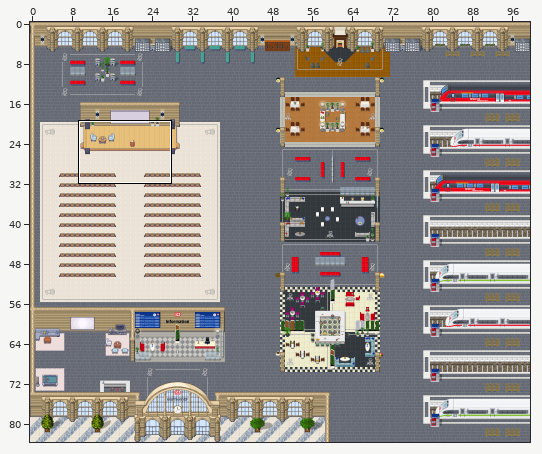
Two versions of a level (Tiled map (JSON), map.tmj). The picture above shows the old version from afar; the outline marks the close-up.
Close-up. Old version:
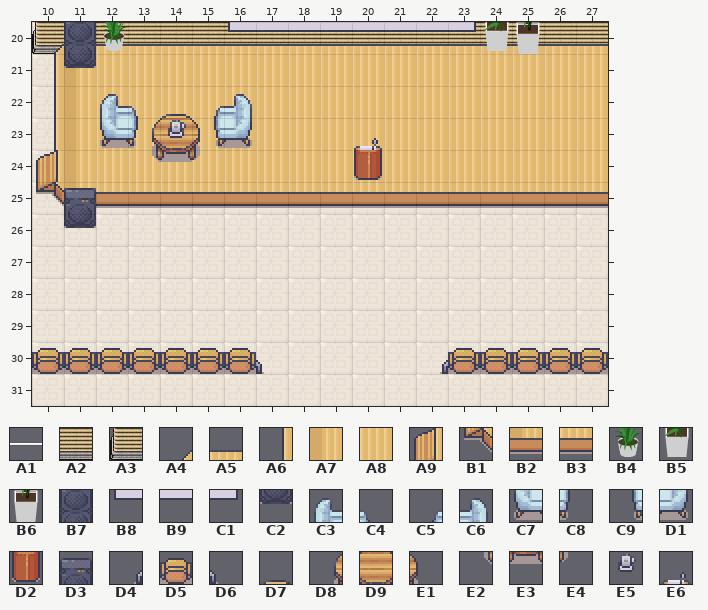
Cells are 32x32 px. Shown: x 10..27, y 20..31. The commit also changed other parts of the map, which this record leaves out.
Key: from "Chunk 1": A1 222; from "Chunk 2": A2 11, A3 19; from "Chunk 3": A4 39, A5 40, A6 42, A7 43, A8 44, A9 48, B1 50, B2 51, B3 52, B4 59, B5 127, B6 133, B7 186, B8 189, B9 190, C1 191, C2 193, C3 198, C4 199, C5 200, C6 201, C7 202, C8 203, C9 204, D1 205, D2 206, D3 207, D4 218, D5 219, D6 220; from "Chunk 4": D7 193, D8 195, D9 196, E1 197, E2 198, E3 199, E4 200; from "Chunk 5": E5 25, E6 183.
__ is an empty cell, ## one hidden under a higher layer.
Layers that did not change in this view are not listed.
Layer "walls" before, first column x 10:
20 A3 ## A2 A2 A2 A2 A2 A2 A2 A2 A2 A2 A2 A2 A2 A2 A2 A2
21 __ __ __ __ __ __ __ __ __ __ __ __ __ __ __ __ __ __
22 __ __ __ __ __ __ __ __ __ __ __ __ __ __ __ __ __ __
23 __ __ __ __ __ __ __ __ __ __ __ __ __ __ __ __ __ __
24 __ __ __ __ __ __ __ __ __ __ __ __ __ __ __ __ __ __
Layer "belowFurniture" before, first column x 10:
20 A4 ## A5 A5 A5 A5 A5 A5 A5 A5 A5 A5 A5 A5 A5 A5 A5 A5
21 A6 A7 A8 A8 A8 A8 A8 A8 A8 A8 A8 A8 A8 A8 A8 A8 A8 A8
22 A6 A7 A8 A8 A8 A8 A8 A8 A8 A8 A8 A8 A8 A8 A8 A8 A8 A8
23 A6 A7 A8 A8 ## A8 A8 A8 A8 A8 A8 A8 A8 A8 A8 A8 A8 A8
24 A9 A7 A8 A8 A8 A8 A8 A8 A8 A8 A8 A8 A8 A8 A8 A8 A8 A8
25 B1 B2 B3 B3 B3 B3 B3 B3 B3 B3 B3 B3 B3 B3 B3 B3 B3 B3
26 __ __ __ __ __ __ __ __ __ __ __ __ __ __ __ __ __ __
27 __ __ __ __ __ __ __ __ __ __ __ __ __ __ __ __ __ __
28 __ __ __ __ __ __ __ __ __ __ __ __ __ __ __ __ __ __
29 __ __ __ __ __ __ __ __ __ __ __ __ __ __ __ __ __ __
Layer "furniture" before, first column x 10:
20 __ B7 B4 __ __ __ B8 B9 B9 B9 B9 B9 B9 C1 B5 B6 __ __
21 __ C2 __ __ __ __ __ __ __ __ __ __ __ __ __ __ __ __
22 __ __ C3 C4 __ C5 C6 __ __ __ __ __ __ __ __ __ __ __
23 __ __ C7 C8 __ C9 D1 __ __ __ __ __ __ __ __ __ __ __
24 __ __ __ __ __ __ __ __ __ __ D2 __ __ __ __ __ __ __
25 __ D3 __ __ __ __ __ __ __ __ __ __ __ __ __ __ __ __
26 __ C2 __ __ __ __ __ __ __ __ __ __ __ __ __ __ __ __
27 __ __ __ __ __ __ __ __ __ __ __ __ __ __ __ __ __ __
28 __ __ __ __ __ __ __ __ __ __ __ __ __ __ __ __ __ __
29 __ __ __ __ __ __ __ __ __ __ __ __ __ __ __ __ __ __
30 D5 D5 D5 D5 D5 D5 D5 D6 __ __ __ __ D4 D5 D5 D5 D5 D5
31 __ __ __ __ __ __ __ __ __ __ __ __ __ __ __ __ __ __
Layer "aboveFurniture" before, first column x 10:
20 __ __ __ __ __ __ __ __
21 __ __ __ __ __ __ __ __
22 __ __ __ __ D7 __ __ __
23 __ __ __ D8 D9 E1 __ __
24 __ __ __ E2 E3 E4 __ __
25 __ __ __ __ __ __ __ __
26 __ __ __ __ __ __ __ __
27 __ __ __ __ __ __ __ __
28 __ __ __ __ __ __ __ __
Now the later version:
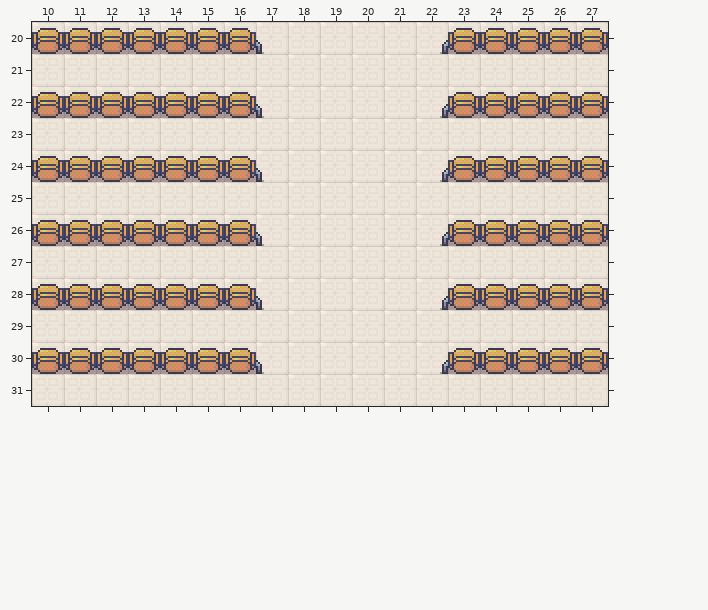
Change:
Changed rows in their new state; .. is an unchanged cell.
Layer "outline":
first column x 10:
20 __ __ __ __ __ __ __ __ __ __ __ __ __ __ __ __ __ __
Layer "walls":
first column x 10:
20 __ __ __ __ __ __ __ __ __ __ __ __ __ __ __ __ __ __
Layer "belowFurniture":
first column x 10:
20 __ __ __ __ __ __ __ __ __ __ __ __ __ __ __ __ __ __
21 __ __ __ __ __ __ __ __ __ __ __ __ __ __ __ __ __ __
22 __ __ __ __ __ __ __ __ __ __ __ __ __ __ __ __ __ __
23 __ __ __ __ __ __ __ __ __ __ __ __ __ __ __ __ __ __
24 __ __ __ __ __ __ __ __ __ __ __ __ __ __ __ __ __ __
25 __ __ __ __ __ __ __ __ __ __ __ __ __ __ __ __ __ __
Layer "furniture":
first column x 10:
20 D5 D5 D5 D5 D5 D5 D5 D6 __ __ __ __ D4 D5 D5 D5 D5 D5
21 .. __ .. .. .. .. .. .. .. .. .. .. .. .. .. .. .. ..
22 D5 D5 D5 D5 D5 D5 D5 D6 .. .. .. .. D4 D5 D5 D5 D5 D5
23 .. .. __ __ .. __ __ .. .. .. .. .. .. .. .. .. .. ..
24 D5 D5 D5 D5 D5 D5 D5 D6 .. .. __ .. D4 D5 D5 D5 D5 D5
25 .. __ .. .. .. .. .. .. .. .. .. .. .. .. .. .. .. ..
26 D5 D5 D5 D5 D5 D5 D5 D6 .. .. .. .. D4 D5 D5 D5 D5 D5
28 D5 D5 D5 D5 D5 D5 D5 D6 .. .. .. .. D4 D5 D5 D5 D5 D5
Layer "aboveFurniture":
first column x 13:
22 .. __ ..
23 __ __ __
24 __ __ __
Layer "aboveFurniture2":
first column x 14:
23 __
Layer "abovePlayer1":
first column x 20:
23 __
Changed places in both close-ups, as pixel boxes (x1, y1, x2, y2):
changed: (32, 22, 608, 246)
added: (32, 284, 264, 310)
added: (440, 284, 608, 310)
